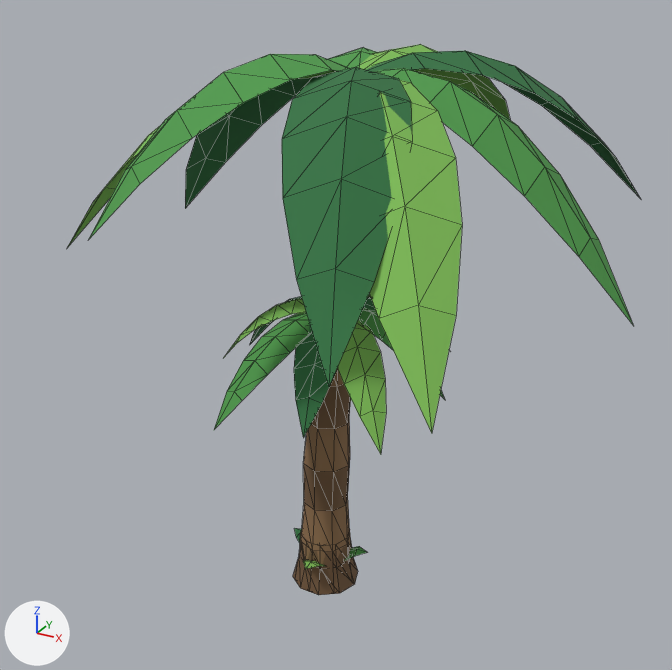
The glTF model client/public/models/palms.glb: old version first, new version second.
Before and after are seen from a 50 mm camera at (3.07, -5.41, 4.86) aimed at (0.07, 0.06, 2.13). Arrows for +X, +Y and +Z are at lower left; the lights stay in place. The picture after the commit comes second. Mesh edges are drawn as thin lines.

Objects in the first picture: 'Tree_palm_mature', 'Tree_palm_sapling', 'Tree_palm_stump' and 1 more.
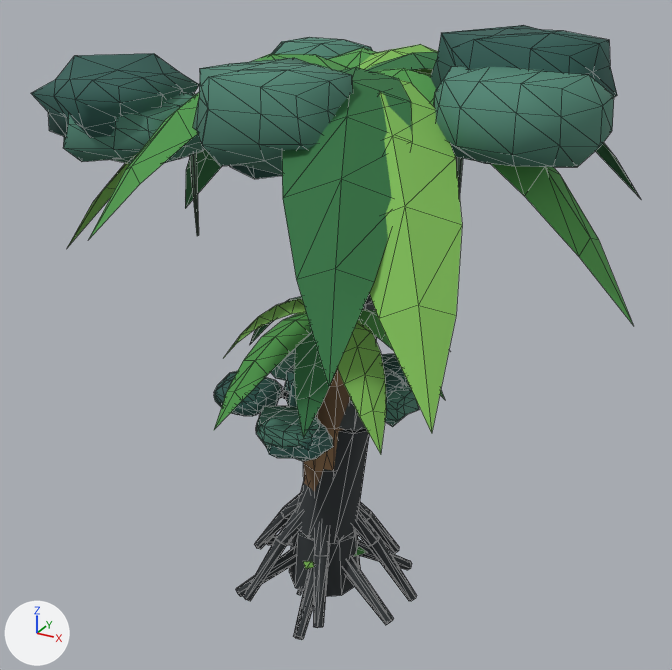
The change, as a list of edits to the scene's bpy script:
```text
Add mat_pt_ironleaf:
    mat_pt_ironleaf = bpy.data.materials.new('PT_IronLeaf')
    mat_pt_ironleaf.use_nodes = True; mat_pt_ironleaf.node_tree.nodes.clear()
    _N = mat_pt_ironleaf.node_tree.nodes; _L = mat_pt_ironleaf.node_tree.links
    n0 = _N.new('ShaderNodeBsdfPrincipled'); n0.name = 'Principled BSDF'
    n0.inputs[2].default_value = 0.88  # 'Roughness'
    n1 = _N.new('ShaderNodeOutputMaterial'); n1.name = 'Material Output'
    n2 = _N.new('ShaderNodeVertexColor'); n2.name = 'Color Attribute'
    _L.new(n0.outputs[0], n1.inputs[0])  # 'BSDF' to 'Surface'
    _L.new(n2.outputs[0], n0.inputs[0])  # 'Color' to 'Base Color'
Add me_tree_ironwood_stumpmesh:
    me_tree_ironwood_stumpmesh.from_pydata(...)  # 99 vertices, 182 faces; spans x -0.711..0.71, y -0.724..0.722, z -0.084..0.52
    me_tree_ironwood_stumpmesh.materials.append(mat_pt_ironleaf)
Add me_tree_ironwood_saplingmesh:
    me_tree_ironwood_saplingmesh.from_pydata(...)  # 942 vertices, 1728 faces; spans x -0.79..0.68, y -0.73..0.91, z -0.06..1.83
    me_tree_ironwood_saplingmesh.materials.append(mat_pt_ironleaf)
Add me_tree_ironwood_maturemesh:
    me_tree_ironwood_maturemesh.from_pydata(...)  # 942 vertices, 1728 faces; spans x -1.83..1.94, y -1.54..2.36, z -0.07..4.34
    me_tree_ironwood_maturemesh.materials.append(mat_pt_ironleaf)
Add ob_tree_ironwood_stump:
    ob_tree_ironwood_stump = bpy.data.objects.new('Tree_ironwood_stump', me_tree_ironwood_stumpmesh)
    ob_tree_ironwood_stump.location = (0.0, 0.0, 0.0)
Add ob_tree_ironwood_sapling:
    ob_tree_ironwood_sapling = bpy.data.objects.new('Tree_ironwood_sapling', me_tree_ironwood_saplingmesh)
    ob_tree_ironwood_sapling.location = (0.0, 0.0, 0.0)
Add ob_tree_ironwood_mature:
    ob_tree_ironwood_mature = bpy.data.objects.new('Tree_ironwood_mature', me_tree_ironwood_maturemesh)
    ob_tree_ironwood_mature.location = (0.0, 0.0, 0.0)
```

What differs and where, as boxes (x1, y1, x2, y2) in the pictures (672 x 670 px):
'Tree_ironwood_mature', added (green): after (31, 25, 617, 628)
'Tree_ironwood_sapling', added: after (214, 348, 419, 595)
'Tree_ironwood_stump', added: after (236, 530, 412, 640)
